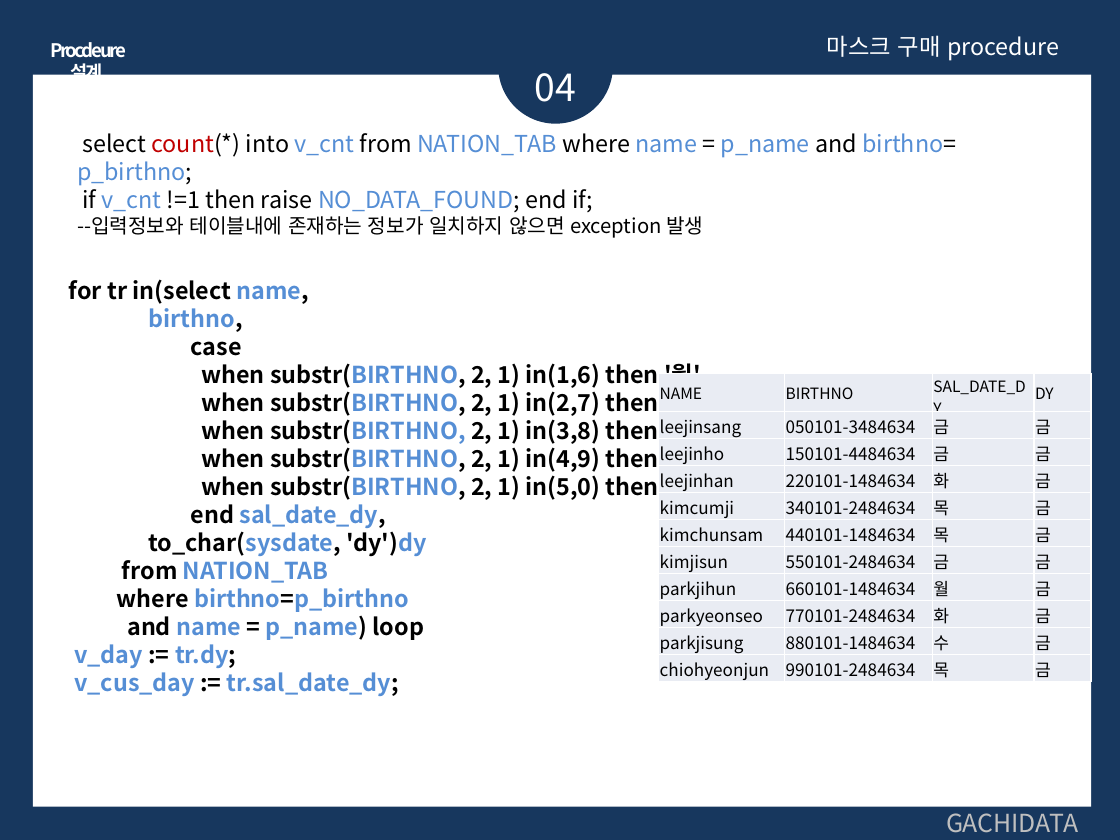
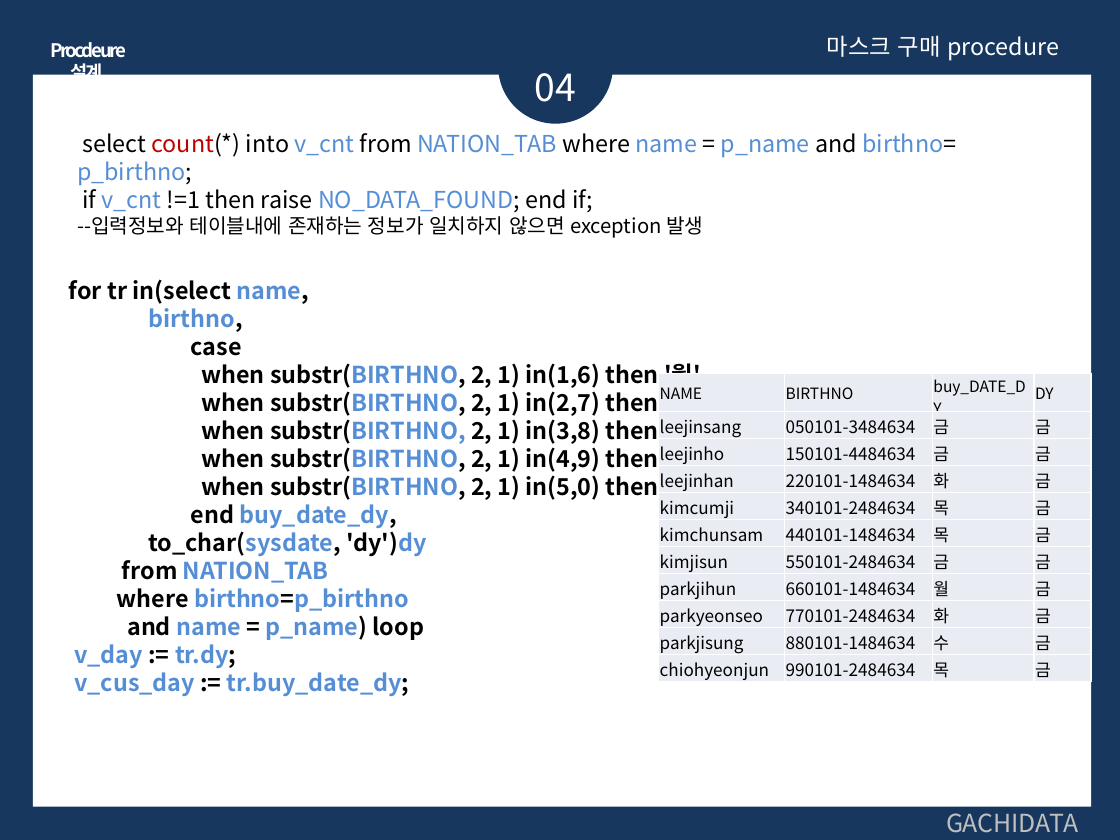
Before and after one commit to Monoreil/edu-sql, a slide deck: slide 16 of 11차SQL_hyeongmin.pptx. Drawn at 1120x840 pixels with LibreOffice and Linux fonts; fonts in the diff are those of the drawing. Boxes give left, top, right and bottom in pixels: in the first picture for what was removed or moved away, otherwise in the second. Text is boxed around its words. In the diff, an @@ line names an element or a change of style, - is before the commit and + after.

```diff
--- a/11차SQL_hyeongmin.pptx
+++ b/11차SQL_hyeongmin.pptx
@@ table at [659,373,1091,684] @@
-row 1, column 3: SAL_DATE_DY
+row 1, column 3: buy_DATE_DY
@@ text at [191,499,397,528]: text changed @@
-end sal_date_dy,
+end buy_date_dy,
@@ text at [74,667,410,696]: text changed @@
-v_cus_day := tr.sal_date_dy;
+v_cus_day := tr.buy_date_dy;
```
Also in this commit, not shown: 7 other slides changed.
